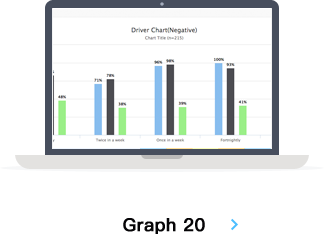
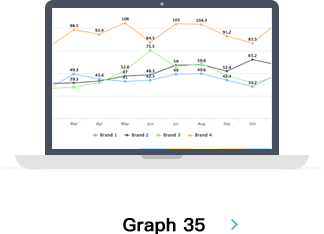
Comparing the layer stacks of the two 324 × 234 images. Changes:
added layer "Layer 7" above "Layer 6" over [53, 9, 271, 143]
added layer "Layer 6" above "Layer 5" over [53, 9, 271, 143]
added layer "Layer 5" above "Layer 4" over [53, 9, 271, 143]
added layer "Layer 4" above "Layer 3" over [53, 9, 271, 143]
renamed "Graph 20" to "Graph 35", painted on it over [183, 218, 205, 232]
